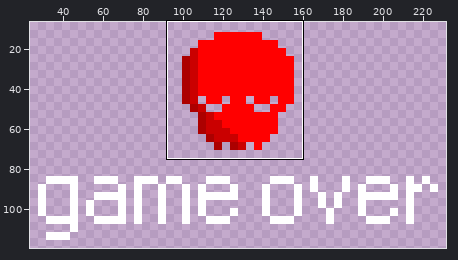
Sprite sheet, stored at game_over.png. The first picture is a wide view before the edit; the outline marks the close-up.
Close-up. Old version:
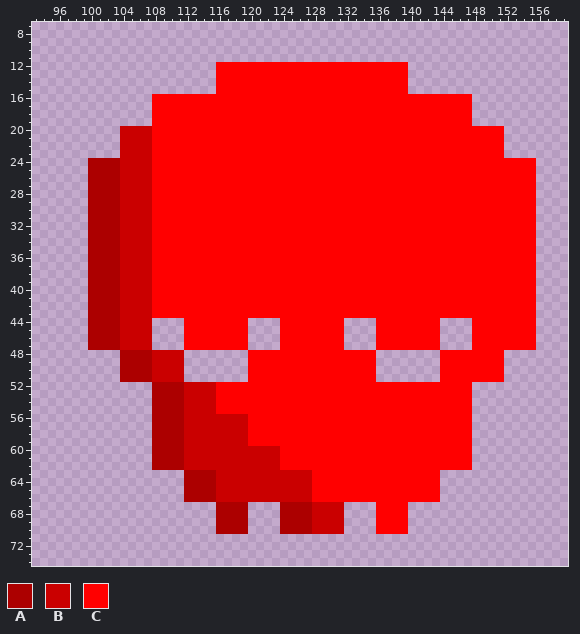
The file is 256x128 pixels. Shown: x 93..159, y 7..74. The wide view leaves out empty margins.
Palette (. is transparent): A #ac0000  B #ca0000  C #ff0000
After the commit:
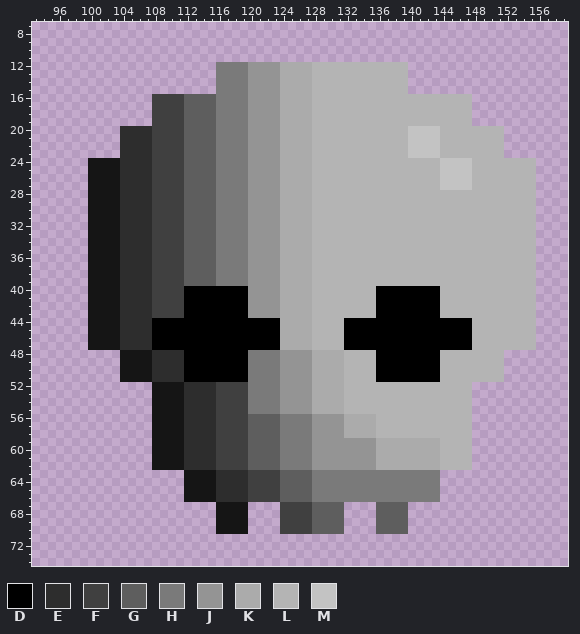
Colours new in this view: D #000000  E #2d2d2d  F #404040  G #5e5e5e  H #7a7a7a  J #949494  K #ababab  L #b4b4b4  M #c3c3c3
Diff:
colour A: #ac0000 -> #151515
y 12..15: x 116..139 CCCCCCCCCCCCCCCCCCCCCCCC -> HHHHJJJJKKKKLLLLLLLLLLLL
y 16..19: x 108..147 CCCCCCCCCCCCCCCCCCCCCCCCCCCCCCCCCCCCCCCC -> FFFFGGGGHHHHJJJJKKKKLLLLLLLLLLLLLLLLLLLL
y 20..23: x 104..151 BBBBCCCCCCCCCCCCCCCCCCCCCCCCCCCCCCCCCCCCCCCCCCCC -> EEEEFFFFGGGGHHHHJJJJKKKKLLLLLLLLLLLLMMMMLLLLLLLL
y 24..27: x 104..155 BBBBCCCCCCCCCCCCCCCCCCCCCCCCCCCCCCCCCCCCCCCCCCCCCCCC -> EEEEFFFFGGGGHHHHJJJJKKKKLLLLLLLLLLLLLLLLMMMMLLLLLLLL
y 28..39: x 104..155 BBBBCCCCCCCCCCCCCCCCCCCCCCCCCCCCCCCCCCCCCCCCCCCCCCCC -> EEEEFFFFGGGGHHHHJJJJKKKKLLLLLLLLLLLLLLLLLLLLLLLLLLLL
y 40..43: x 104..155 BBBBCCCCCCCCCCCCCCCCCCCCCCCCCCCCCCCCCCCCCCCCCCCCCCCC -> EEEEFFFFDDDDDDDDJJJJKKKKLLLLLLLLDDDDDDDDLLLLLLLLLLLL
y 44..47: x 104..155 BBBB....CCCCCCCC....CCCCCCCC....CCCCCCCC....CCCCCCCC -> EEEEDDDDDDDDDDDDDDDDKKKKLLLLDDDDDDDDDDDDDDDDLLLLLLLL
y 48..51: x 108..151 BBBB........CCCCCCCCCCCCCCCC........CCCCCCCC -> EEEEDDDDDDDDHHHHJJJJKKKKLLLLDDDDDDDDLLLLLLLL
y 52..55: x 112..147 BBBBCCCCCCCCCCCCCCCCCCCCCCCCCCCCCCCC -> EEEEFFFFHHHHJJJJKKKKLLLLLLLLLLLLLLLL
y 56..58: x 112..147 BBBBBBBBCCCCCCCCCCCCCCCCCCCCCCCCCCCC -> EEEEFFFFGGGGHHHHJJJJKKKKLLLLLLLLLLLL
y 59: x 112..147 BBBBBBBBCCCCCCCCCCCCCCCCCCCCCCCCCCCC -> EEEEFFFFGGGGHHHHJJJJJJJJKKKKKKKKLLLL
y 60..62: x 112..147 BBBBBBBBBBBBCCCCCCCCCCCCCCCCCCCCCCCC -> EEEEFFFFGGGGHHHHJJJJJJJJKKKKKKKKLLLL
y 63..66: x 116..143 BBBBBBBBBBBBCCCCCCCCCCCCCCCC -> EEEEFFFFGGGGHHHHHHHHHHHHHHHH
y 67..70: x 124..131 AAAABBBB -> FFFFGGGG; x 136..139 CCCC -> GGGG
